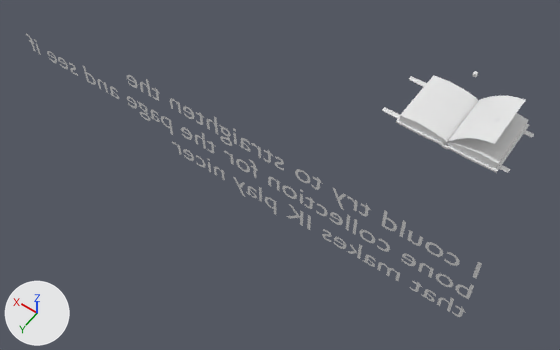
A saved change to the Blender file Blender Projects/Weapon_Grimoire_IK AND CONTROL_WIP.blend.
Camera for both pictures: a camera (50 mm lens) standing at (-4.48, 15.42, 16.9) and looking at (3.78, 3.86, -1.27). Every picture has the same lights, and +X, +Y and +Z are marked at lower left. The first picture is the older version.

The first picture shows 'Text', 'le book collection'.
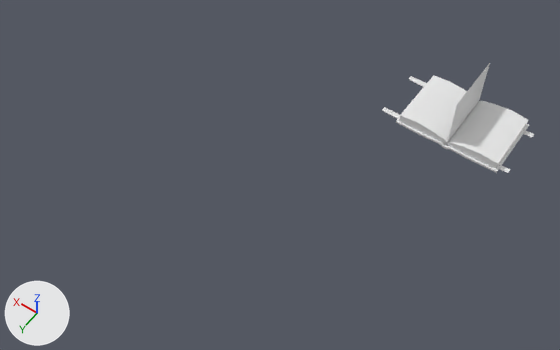
Pixel boxes (x1, y1, x2, y2) of what changed, in the pictures (560 x 350 px; the box of a moved part takes in the faces that stretch with it):
'le book collection', reshaped (12% taller)
    before: (382, 75, 534, 173)
    after: (382, 63, 534, 173)
'Text', deleted
    before: (26, 33, 482, 317)
part 1 of me_plane, moved or reshaped
    before: (448, 96, 525, 144)
    after: (448, 63, 490, 140)

The change, as a list of edits to the scene's bpy script:
```text
Change me_plane:
    used by ob_le_book_collection; location = (0.0, 0.0, 0.0)
    remove me_plane.from_pydata(...)  # 816 vertices, 798 faces; spans x -1.88..2.21, y -1.06..1.06, z -0.13..0.89
    add me_plane.from_pydata(...)  # 816 vertices, 798 faces; spans x -1.88..2.21, y -1.06..1.06, z -0.13..1.65
    me_plane part 1
    me_plane.vertices[108].co: (-1.29, -1.0, 0.89) -> (-0.01, -1.0, 1.65)  # pixel (525, 99) -> pixel (490, 61)
    me_plane.vertices[109].co: (-1.29, 1.0, 0.89) -> (-0.01, 1.0, 1.64)  # pixel (494, 143) -> pixel (457, 104)
    me_plane.vertices[110].co: (-0.08, 1.0, 0.19) -> (-0.02, 1.0, 0.22)  # pixel (450, 140) -> pixel (448, 139)
    me_plane.vertices[111].co: (-0.38, 1.0, 0.48) -> (-0.01, 1.0, 0.64)  # pixel (461, 138) -> pixel (450, 129)
    me_plane.vertices[112].co: (-0.77, 0.99, 0.74) -> (-0.01, 0.99, 1.11)  # pixel (476, 138) -> pixel (453, 117)
    me_plane.vertices[113].co: (-0.77, -1.01, 0.74) -> (-0.01, -1.01, 1.11)  # pixel (508, 95) -> pixel (486, 75)
    me_plane.vertices[114].co: (-0.38, -1.0, 0.48) -> (-0.01, -1.0, 0.64)  # pixel (493, 96) -> pixel (482, 87)
    me_plane.vertices[115].co: (-0.08, -1.0, 0.19) -> (-0.02, -1.0, 0.22)  # pixel (481, 98) -> pixel (480, 97)
    me_plane.vertices[118].co: (-1.05, 0.99, 0.83) -> (-0.01, 0.99, 1.4)  # pixel (486, 141) -> pixel (455, 110)
    me_plane.vertices[119].co: (-1.05, -1.01, 0.83) -> (-0.01, -1.01, 1.4)  # pixel (517, 97) -> pixel (488, 68)
    me_plane.vertices[120].co: (-0.56, 0.99, 0.62) -> (-0.01, 0.99, 0.87)  # pixel (468, 138) -> pixel (452, 123)
    me_plane.vertices[121].co: (-0.56, -1.01, 0.62) -> (-0.01, -1.01, 0.87)  # pixel (500, 95) -> pixel (484, 81)
    me_plane.vertices[122].co: (-0.21, 1.0, 0.33) -> (-0.01, 1.0, 0.41)  # pixel (455, 139) -> pixel (449, 134)
    me_plane.vertices[123].co: (-0.21, -1.0, 0.33) -> (-0.01, -1.0, 0.41)  # pixel (487, 97) -> pixel (481, 92)
    other edits to the shape of me_plane do not show in these pictures
Remove ob_text:
    ob_text = bpy.data.objects.new('Text', txt_text)
    ob_text.location = (-2.86, 5.03, 0.83)
    ob_text.rotation_euler = (1.571, 0.0, 0.0)  # degrees (90, 0, 0)
```
